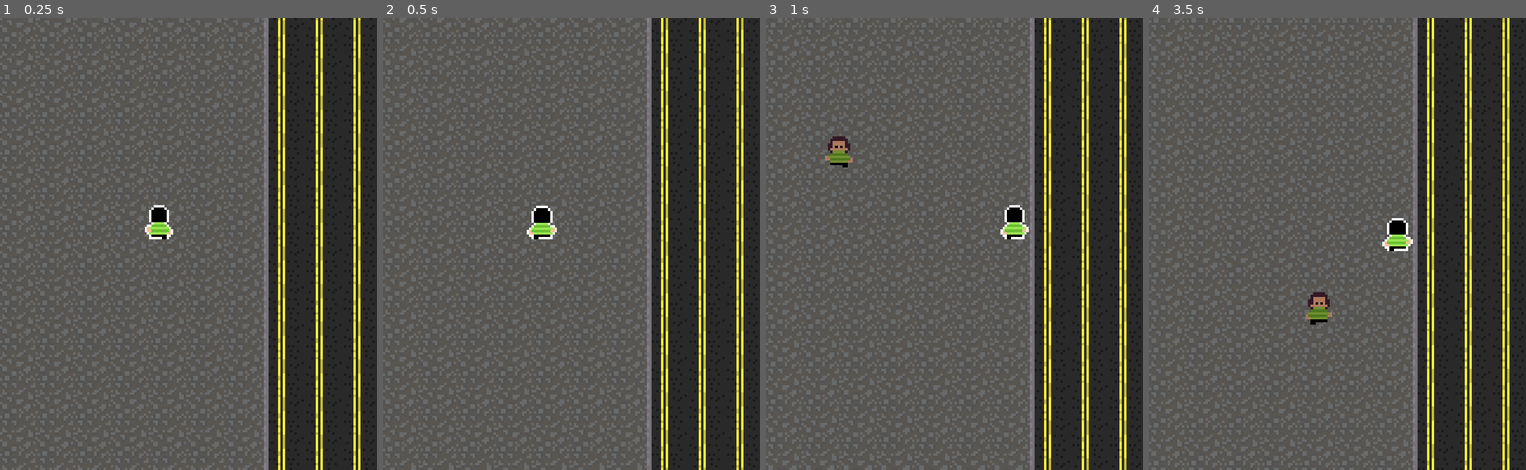
Above: before the commit, frames 1-4 (left to right).
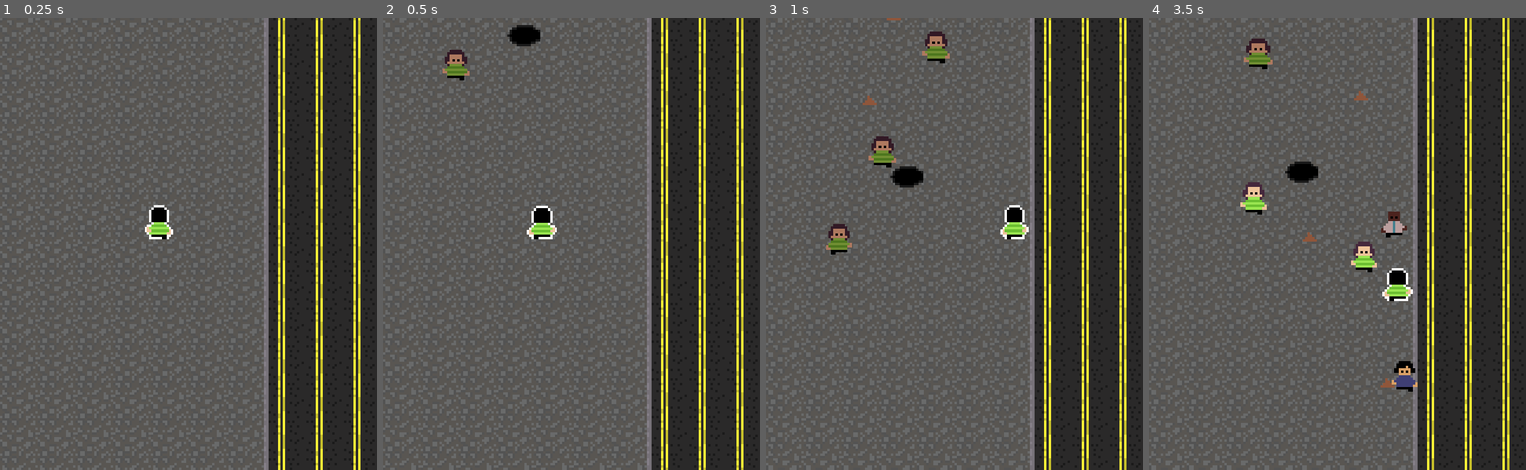
Above: after the commit, the same moments.

Repository: vitrolarium/brazilian-sidewalk
Game: Godot game, scene res://Objects/Scenes/Main.tscn
Same seed, same stepped clock (60 frames per second), same inputs: the game is played once before the commit and once after it.
Inputs:
- Up to frame 1 (0.25 s): no input
- Up to frame 2 (0.5 s): no input
- Up to frame 3 (1 s): tap Enter (ui_accept) at 0.5 s; hold D (move_right) from 0.53 s (still down); hold Enter (ui_accept) from 0.53 s (still down)
- Up to frame 4 (3.5 s): release D (move_right) at 1.28 s; release Enter (ui_accept) at 1.28 s; hold S (move_down) 1.28-2.03 s; tap Enter (ui_accept) at 1.35, 1.52, 1.82, 2.85, 3.02, 3.32 s; hold D (move_right) 2.03-2.78 s; hold Enter (ui_accept) 2.03-2.78 s; hold W (move_up) from 2.78 s (still down)

Frame 1 is identical in both runs. In frame 2, 0.7% of the frame differs, in the area x 15-42%, y 1-14%; in frame 3, 1.8%; in frame 4, 5.3%, in the area x 24-96%, y 0-100%.

Commit message:
joypad support and improvements

Diff:
--- a/Objects/Scenes/Main.gd
+++ b/Objects/Scenes/Main.gd
@@ -22,9 +22,9 @@
 func _on_player_game_over() -> void:
 	$SidewalkManager.is_enabled = false
 	$PropSpawner.deactivate(true)
-	$WalkingPeopleSpawner.deactivate(true)
+	#$WalkingPeopleSpawner.deactivate(true)
 	is_game_over = true
 
-func _unhandled_key_input(event: InputEvent) -> void:
-	if event.is_pressed() and event.is_action_pressed("ui_accept"):
+func _unhandled_input(event: InputEvent) -> void:
+	if event.is_action_pressed("reset"):
 		start_game()
--- a/Objects/Scenes/Main.tscn
+++ b/Objects/Scenes/Main.tscn
@@ -15,11 +15,11 @@
 
 [node name="PropSpawner" parent="." instance=ExtResource("3_u11o0")]
 position = Vector2(0, -13)
-summon_wait_time = 1.0
+summon_wait_time = 0.25
 prop_speed = 120
 
 [node name="WalkingPeopleSpawner" parent="." instance=ExtResource("3_06x6p")]
-summon_wait_time = 0.5
+summon_wait_time = 0.25
 
 [node name="Player" parent="." instance=ExtResource("2_diuxg")]
 position = Vector2(67, 94)
--- a/project.godot
+++ b/project.godot
@@ -28,24 +28,39 @@
 "deadzone": 0.5,
 "events": [Object(InputEventKey,"resource_local_to_scene":false,"resource_name":"","device":-1,"window_id":0,"alt_pressed":false,"shift_pressed":false,"ctrl_pressed":false,"meta_pressed":false,"pressed":false,"keycode":0,"physical_keycode":87,"key_label":0,"unicode":119,"echo":false,"script":null)
 , Object(InputEventKey,"resource_local_to_scene":false,"resource_name":"","device":-1,"window_id":0,"alt_pressed":false,"shift_pressed":false,"ctrl_pressed":false,"meta_pressed":false,"pressed":false,"keycode":0,"physical_keycode":4194320,"key_label":0,"unicode":0,"echo":false,"script":null)
+, Object(InputEventJoypadButton,"resource_local_to_scene":false,"resource_name":"","device":-1,"button_index":11,"pressure":0.0,"pressed":true,"script":null)
+, Object(InputEventJoypadMotion,"resource_local_to_scene":false,"resource_name":"","device":-1,"axis":1,"axis_value":-1.0,"script":null)
 ]
 }
 move_down={
 "deadzone": 0.5,
 "events": [Object(InputEventKey,"resource_local_to_scene":false,"resource_name":"","device":-1,"window_id":0,"alt_pressed":false,"shift_pressed":false,"ctrl_pressed":false,"meta_pressed":false,"pressed":false,"keycode":0,"physical_keycode":83,"key_label":0,"unicode":115,"echo":false,"script":null)
 , Object(InputEventKey,"resource_local_to_scene":false,"resource_name":"","device":-1,"window_id":0,"alt_pressed":false,"shift_pressed":false,"ctrl_pressed":false,"meta_pressed":false,"pressed":false,"keycode":0,"physical_keycode":4194322,"key_label":0,"unicode":0,"echo":false,"script":null)
+, Object(InputEventJoypadButton,"resource_local_to_scene":false,"resource_name":"","device":-1,"button_index":12,"pressure":0.0,"pressed":true,"script":null)
+, Object(InputEventJoypadMotion,"resource_local_to_scene":false,"resource_name":"","device":-1,"axis":1,"axis_value":1.0,"script":null)
 ]
 }
 move_left={
 "deadzone": 0.5,
 "events": [Object(InputEventKey,"resource_local_to_scene":false,"resource_name":"","device":-1,"window_id":0,"alt_pressed":false,"shift_pressed":false,"ctrl_pressed":false,"meta_pressed":false,"pressed":false,"keycode":0,"physical_keycode":65,"key_label":0,"unicode":97,"echo":false,"script":null)
 , Object(InputEventKey,"resource_local_to_scene":false,"resource_name":"","device":-1,"window_id":0,"alt_pressed":false,"shift_pressed":false,"ctrl_pressed":false,"meta_pressed":false,"pressed":false,"keycode":0,"physical_keycode":4194319,"key_label":0,"unicode":0,"echo":false,"script":null)
+, Object(InputEventJoypadButton,"resource_local_to_scene":false,"resource_name":"","device":-1,"button_index":13,"pressure":0.0,"pressed":true,"script":null)
+, Object(InputEventJoypadMotion,"resource_local_to_scene":false,"resource_name":"","device":-1,"axis":0,"axis_value":-1.0,"script":null)
 ]
 }
 move_right={
 "deadzone": 0.5,
 "events": [Object(InputEventKey,"resource_local_to_scene":false,"resource_name":"","device":-1,"window_id":0,"alt_pressed":false,"shift_pressed":false,"ctrl_pressed":false,"meta_pressed":false,"pressed":false,"keycode":0,"physical_keycode":68,"key_label":0,"unicode":100,"echo":false,"script":null)
 , Object(InputEventKey,"resource_local_to_scene":false,"resource_name":"","device":-1,"window_id":0,"alt_pressed":false,"shift_pressed":false,"ctrl_pressed":false,"meta_pressed":false,"pressed":false,"keycode":0,"physical_keycode":4194321,"key_label":0,"unicode":0,"echo":false,"script":null)
+, Object(InputEventJoypadButton,"resource_local_to_scene":false,"resource_name":"","device":-1,"button_index":14,"pressure":0.0,"pressed":true,"script":null)
+, Object(InputEventJoypadMotion,"resource_local_to_scene":false,"resource_name":"","device":-1,"axis":0,"axis_value":1.0,"script":null)
+]
+}
+reset={
+"deadzone": 0.5,
+"events": [Object(InputEventKey,"resource_local_to_scene":false,"resource_name":"","device":-1,"window_id":0,"alt_pressed":false,"shift_pressed":false,"ctrl_pressed":false,"meta_pressed":false,"pressed":false,"keycode":0,"physical_keycode":4194309,"key_label":0,"unicode":0,"echo":false,"script":null)
+, Object(InputEventKey,"resource_local_to_scene":false,"resource_name":"","device":-1,"window_id":0,"alt_pressed":false,"shift_pressed":false,"ctrl_pressed":false,"meta_pressed":false,"pressed":false,"keycode":0,"physical_keycode":32,"key_label":0,"unicode":32,"echo":false,"script":null)
+, Object(InputEventJoypadButton,"resource_local_to_scene":false,"resource_name":"","device":-1,"button_index":0,"pressure":0.0,"pressed":true,"script":null)
 ]
 }
 
